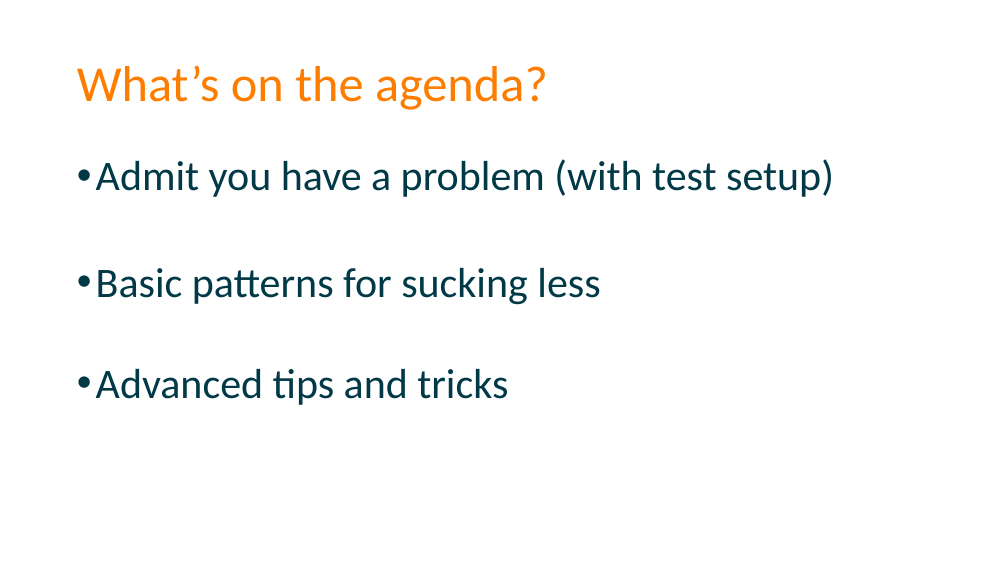
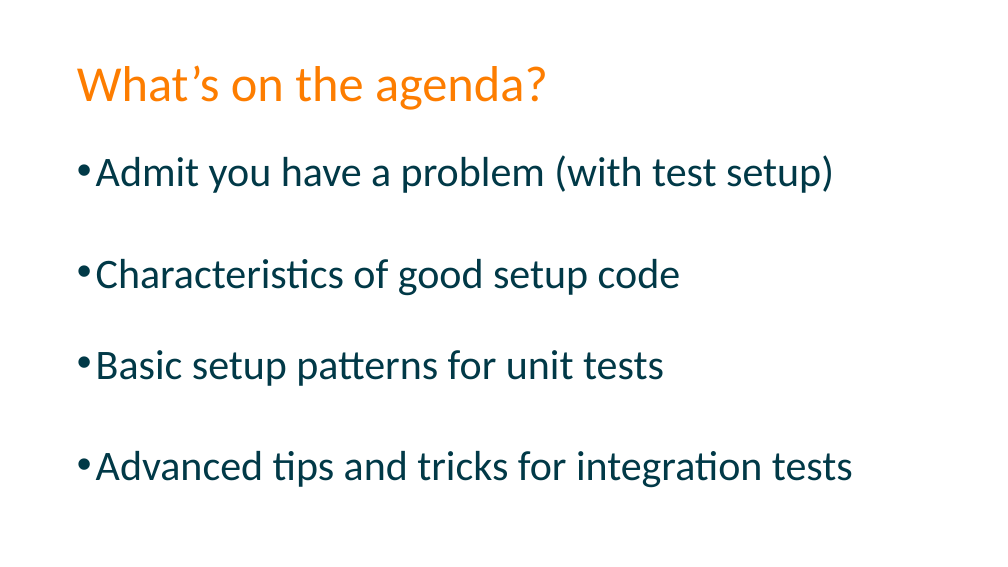
Before and after one commit to spetryjohnson/Talk-Patterns_of_Effective_Test_Setup, a slide deck: slide 10 of POETS - CodeMash 2017.pptx. Drawn at 1008x567 pixels with LibreOffice and Linux fonts; fonts in the diff are those of the drawing. Boxes give left, top, right and bottom in pixels: in the first picture for what was removed or moved away, otherwise in the second. Text is boxed around its words. In the diff, an @@ line names an element or a change of style, - is before the commit and + after.

```diff
--- a/POETS - CodeMash 2017.pptx
+++ b/POETS - CodeMash 2017.pptx
@@ text at <box>96,155,834,193</box>: line spacing 0.9 to 0.8 @@
@@ text at <box>96,259,853,488</box>: text changed @@
-• Basic patterns for sucking less
-• Advanced tips and tricks
+• Characteristics of good setup code
+• Basic setup patterns for unit tests
+• Advanced tips and tricks for integration tests
```
Also in this commit, not shown: 8 other slides changed, 7 slides added, 6 slides removed, 2 other files.
